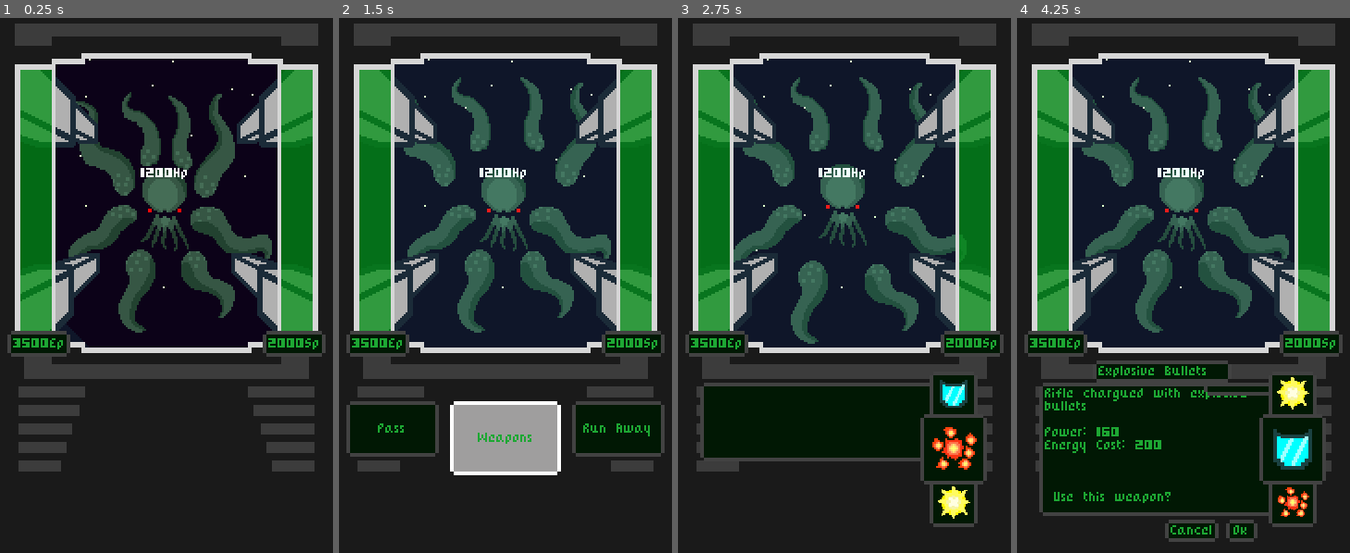
Above: before the commit, frames 1-4 (left to right).
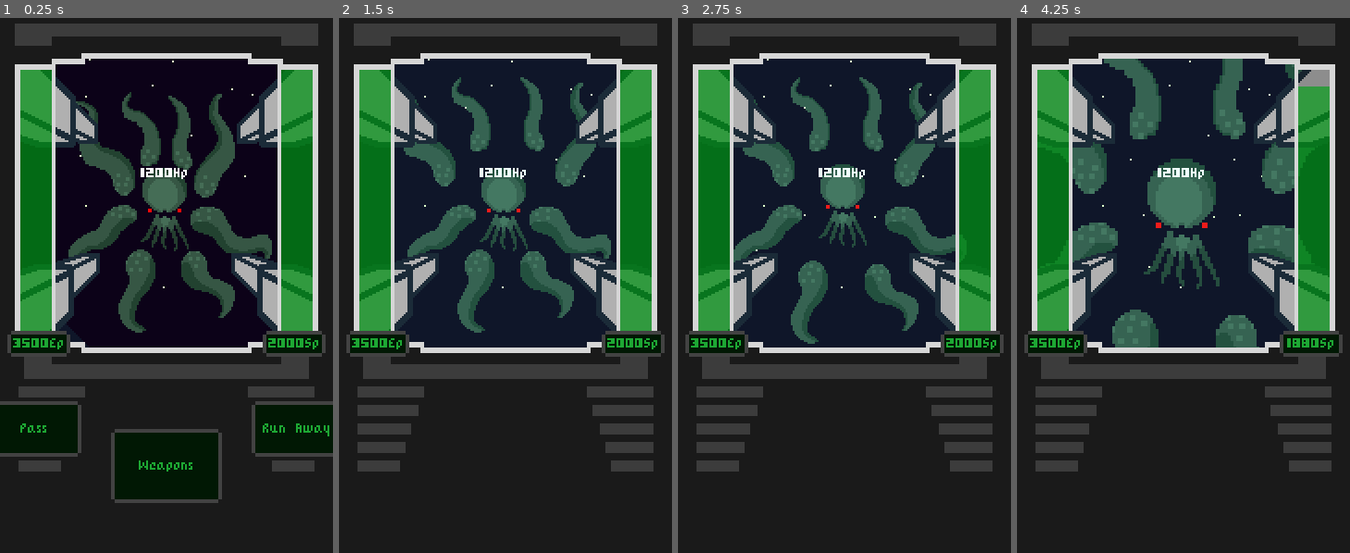
Above: after the commit, the same moments.

Repository: Razzf/SpaceRpg
Game: Godot game, scene res://Scenes/Battle.tscn
Two runs of this game, one before a commit and one after it. Both use one fixed random seed, a clock stepped at 60 frames per second and the inputs below.
Inputs (mouse positions are in pixels of both pictures, inside the frame that each line leads up to):
- Up to frame 1 (0.25 s): no input
- Up to frame 2 (1.5 s): click (392, 429) at 0.5 s, where only the run after the commit has a clickable "Pass"; click (505, 435) at 1.25 s, where only the run before the commit has a clickable "Weapons"
- Up to frame 3 (2.75 s): click (844, 531) at 2 s, where only the run before the commit has a clickable "Weapons"
- Up to frame 4 (4.25 s): click (1293, 392) at 2.77 s; click (1243, 531) at 3.5 s, where only the run before the commit has a clickable "Ok"

The runs differ from the first frame. In frame 1, 9.6% of the frame differs, in the area x 0-100%, y 71-91%; in frame 2, 10%; in frame 3, 14%; in frame 4, 36%, in the area x 6-96%, y 7-98%.

Commit message:
enemy double attack bug fixed

Diff:
--- a/Scenes/ActionButtons.tscn
+++ b/Scenes/ActionButtons.tscn
@@ -4,7 +4,7 @@
 [ext_resource path="res://Resources/Styles/normalbutton.tres" type="StyleBox" id=2]
 [ext_resource path="res://Resources/Styles/HoverButton.tres" type="StyleBox" id=3]
 [ext_resource path="res://Resources/Styles/pressedbutton.tres" type="StyleBox" id=4]
-[ext_resource path="res://Scenes/ActionButtons.gd" type="Script" id=5]
+[ext_resource path="res://Scripts/ActionButtons.gd" type="Script" id=5]
 
 [sub_resource type="StyleBoxEmpty" id=1]
 
--- a/Scenes/ActionButtons.gd
+++ b/Scripts/ActionButtons.gd
@@ -12,25 +12,24 @@
 	yield(animation,"animation_finished")
 	weaponSelector = load_scene.instance()
 	get_parent().add_child(weaponSelector)
+	queue_free()
 
 
 func _on_PassTurnBtn_pressed() -> void:
 	emit_signal("turn_passed")
 	animation.play_backwards("ActionBtnsAppear")
 	yield(animation,"animation_finished")
-	free()
+	queue_free()
 
 func _on_RunAwayBtn_pressed() -> void:
 	animation.play_backwards("ActionBtnsAppear")
 	yield(animation,"animation_finished")
-	free()
+	queue_free()
 
 func _ready():
-	print("creating action btns")
-	yield(get_tree().create_timer(.5),"timeout")
 	animation.play("ActionBtnsAppear")
 # warning-ignore:return_value_discarded
 	self.connect("turn_passed", self.get_parent().get_parent(), "_on_BattleUI_turn_passed")
 
 func _exit_tree():
-	print("saliendooo")
+	print("action bns saliendo")
--- a/Scripts/BattleScene.gd
+++ b/Scripts/BattleScene.gd
@@ -4,7 +4,6 @@
 
 func _ready():
 	battle_units.Enemy.animation.play("Idle")
-	var battleUI = battle_units.BattleUI
 	Start_Ship_Turn()
 
 func Start_Ship_Turn() -> void:
@@ -12,13 +11,13 @@
 	$BattleUI.add_child(preload("res://Scenes/ActionButtons.tscn").instance())
 	var ship = battle_units.SpaceShip
 	if ship != null:
-		print("waiting to start turn")
 		yield(ship, "weapon_used")
-		print("enemy turn aboput to start")
+		print("enemy turn about to start")
 		Start_Enemy_Turn()
 
 
 func Start_Enemy_Turn() -> void:
+	print("enemy turn started")
 	var enemy = battle_units.Enemy
 	if enemy != null:
 		if enemy.animation.is_playing():
@@ -28,8 +27,8 @@
 		enemy.attack()
 		yield(enemy, "enemy_atacked")
 		enemy.animation.play("Idle")
-		var battleUI = battle_units.BattleUI
 		Start_Ship_Turn()
 
 func _on_BattleUI_turn_passed() -> void:
-	Start_Enemy_Turn()
+	var ship = battle_units.SpaceShip
+	ship.emit_signal("weapon_used")
--- a/Scripts/Enemy.gd
+++ b/Scripts/Enemy.gd
@@ -21,7 +21,6 @@
 func attack() -> void:
 	battle_units.SpaceShip.shield_hitted_sprites.self_modulate = Color(0,0,0,0)
 	battle_units.SpaceShip.shield_hitted_sprites.show()
-
 	animation.play("Attack")
 	yield(animation,"animation_finished")
 	emit_signal("enemy_atacked")
--- a/Scripts/SpaceShip.gd
+++ b/Scripts/SpaceShip.gd
@@ -65,11 +65,9 @@
 		self.energy -= equipped_weapon.energy_cost
 		battle_units.SpaceShip = self
 		emit_signal("weapon_used")
-		print("weapon used")
 
 func _ready():
 	battle_units.SpaceShip = self
-	print("movin this")
 
 
 
--- a/Scripts/WeaponAnimScripts/Shooting.gd
+++ b/Scripts/WeaponAnimScripts/Shooting.gd
@@ -21,9 +21,6 @@
 		var randy = rand_range(enemy_position_y - y_range_rounded,
 		enemy_position_y + y_range_rounded)
 
-		print(randx)
-		print(randy)
-
 
 		self.global_position = Vector2(randx, randy)
 
--- a/Scripts/WeaponSelector.gd
+++ b/Scripts/WeaponSelector.gd
@@ -10,24 +10,20 @@
 onready var weaponDescription = $DescriptionPanel/WeaponDescription
 onready var btns = $BtnsContainer
 
-signal weapon_selected
-
 func _ready():
+	print("weapon selector created")
 	if battle_units.SpaceShip != null:
 		var weapon = battle_units.SpaceShip.equipped_weapon
 		weaponNameLabel.text = weapon._name
 		weaponDescription.text = weapon.get_description()
-		if battle_units.BattleUI != null:
-			#battle_units.BattleUI.actionBtns.hide()
-			weaponController.show()
-			panelAnimations.play("PanelAppear")
-			descriptionPanel.show()
-			yield(panelAnimations,"animation_finished")
-			btns.show()
-			weaponNameLabel.show()
-			weaponNamePanel.show()
-			weaponDescription.show()
-			btns.show()
+		weaponController.show()
+		descriptionPanel.show()
+		panelAnimations.play("PanelAppear")
+		yield(panelAnimations,"animation_finished")
+		weaponNameLabel.show()
+		weaponNamePanel.show()
+		weaponDescription.show()
+		btns.show()
 
 func _on_OkBtn_pressed():
 	btns.hide()
@@ -36,7 +32,6 @@
 	panelAnimations.play_backwards("PanelAppear")
 	yield(panelAnimations,"animation_finished")
 	battle_units.SpaceShip.attack(battle_units.Enemy)
-	emit_signal("weapon_selected")
 	queue_free()
 
 func _on_CancelBtn_pressed():
--- a/test touch.gd
+++ /dev/null
@@ -1,15 +0,0 @@
-extends Node2D
-
-
-onready var touchbtn = $TouchScreenButton
-
-
-# Called when the node enters the scene tree for the first time.
-func _ready():
-	pass
-
-
-
-# Called every frame. 'delta' is the elapsed time since the previous frame.
-#func _process(delta):
-#	pass
--- a/test touch.tscn
+++ /dev/null
@@ -1,14 +0,0 @@
-[gd_scene load_steps=4 format=2]
-
-[ext_resource path="res://Img Resources/PurpleSpace.png" type="Texture" id=1]
-[ext_resource path="res://Img Resources/Sin título-1.png" type="Texture" id=2]
-[ext_resource path="res://test touch.gd" type="Script" id=3]
-
-[node name="test touch" type="Node2D"]
-script = ExtResource( 3 )
-
-[node name="TouchScreenButton" type="TouchScreenButton" parent="."]
-position = Vector2( -0.214638, 0 )
-scale = Vector2( 1, 1.09199 )
-normal = ExtResource( 2 )
-pressed = ExtResource( 1 )
Renamed: Resources/Styles/WeaponSelector2.tscn -> Scenes/WeaponSelector2.tscn
